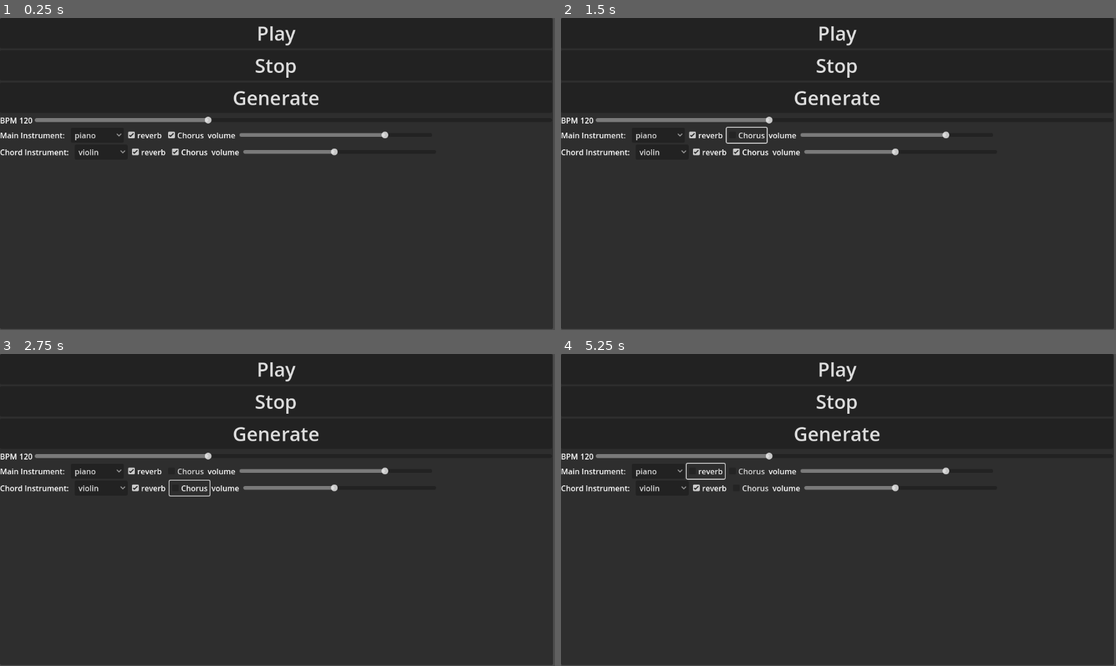
Above: before the commit, frames 1-4 (two rows, left to right).
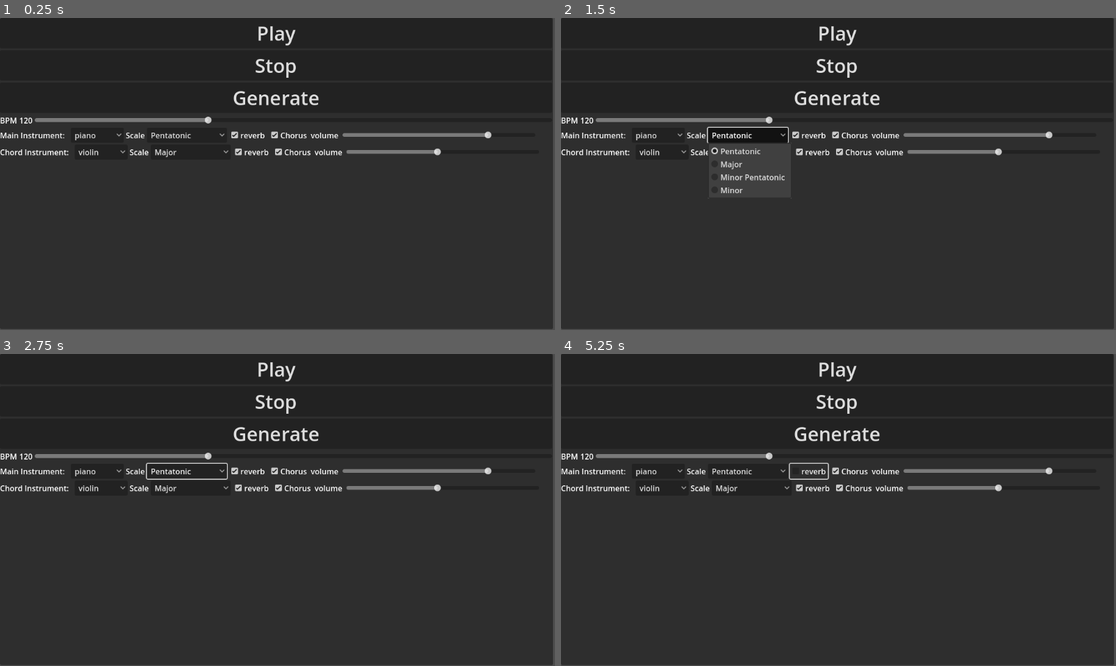
Above: after the commit, the same moments.

Repository: bobgar/music-generator
Game: Godot game, scene res://main.tscn
Two runs of this game, one before a commit and one after it. Both use one fixed random seed, a clock stepped at 60 frames per second and the inputs below.
Inputs (mouse positions are in pixels of both pictures, inside the frame that each line leads up to):
- Up to frame 1 (0.25 s): no input
- Up to frame 2 (1.5 s): click "Generate" at 0.5 s; click (749, 136) at 1.25 s, where only the run after the commit has a clickable "Pentatonic"
- Up to frame 3 (2.75 s): click (188, 488) at 2 s, where only the run after the commit has a clickable "Major"
- Up to frame 4 (5.25 s): click "Play" at 2.75 s; click "Play" at 3.5 s; click "Stop" at 4.25 s; click "reverb" at 5 s

The runs differ from the first frame. In frame 1, 1.5% of the frame differs, in the area x 22-89%, y 36-45%; in frame 2, 2.3%, in the area x 22-89%, y 34-58%; in frame 3, 1.7%; in frame 4, 1.6%.

Commit message:
Updated to let you select scales

Diff:
--- a/main.tscn
+++ b/main.tscn
@@ -96,6 +96,23 @@
 [node name="MainInstrument" type="OptionButton" parent="Panel/VBoxContainer/Main"]
 layout_mode = 2
 
+[node name="InstrumentScaleLabel" type="Label" parent="Panel/VBoxContainer/Main"]
+layout_mode = 2
+text = "Scale"
+
+[node name="InstrumentScale" type="OptionButton" parent="Panel/VBoxContainer/Main"]
+layout_mode = 2
+item_count = 4
+selected = 0
+popup/item_0/text = "Pentatonic"
+popup/item_0/id = 0
+popup/item_1/text = "Major"
+popup/item_1/id = 1
+popup/item_2/text = "Minor Pentatonic"
+popup/item_2/id = 3
+popup/item_3/text = "Minor"
+popup/item_3/id = 2
+
 [node name="Reverb" type="CheckBox" parent="Panel/VBoxContainer/Main"]
 layout_mode = 2
 button_pressed = true
@@ -120,12 +137,29 @@
 [node name="Chords" type="HBoxContainer" parent="Panel/VBoxContainer"]
 layout_mode = 2
 
-[node name="Label" type="Label" parent="Panel/VBoxContainer/Chords"]
+[node name="ChordInstrumentLabel" type="Label" parent="Panel/VBoxContainer/Chords"]
 layout_mode = 2
 text = "Chord Instrument:  "
 
 [node name="ChordInstrument" type="OptionButton" parent="Panel/VBoxContainer/Chords"]
 layout_mode = 2
+
+[node name="ChordScaleLabel" type="Label" parent="Panel/VBoxContainer/Chords"]
+layout_mode = 2
+text = "Scale"
+
+[node name="ChordScale" type="OptionButton" parent="Panel/VBoxContainer/Chords"]
+layout_mode = 2
+item_count = 4
+selected = 1
+popup/item_0/text = "Pentatonic"
+popup/item_0/id = 0
+popup/item_1/text = "Major"
+popup/item_1/id = 1
+popup/item_2/text = "Minor Pentatonic"
+popup/item_2/id = 3
+popup/item_3/text = "Minor"
+popup/item_3/id = 2
 
 [node name="Reverb" type="CheckBox" parent="Panel/VBoxContainer/Chords"]
 layout_mode = 2
@@ -155,10 +189,12 @@
 [connection signal="drag_ended" from="Panel/VBoxContainer/HBoxContainer/BPM" to="." method="update_bpm"]
 [connection signal="value_changed" from="Panel/VBoxContainer/HBoxContainer/BPM" to="Panel/VBoxContainer/HBoxContainer/BPMValue" method="_on_bpm_value_changed"]
 [connection signal="item_selected" from="Panel/VBoxContainer/Main/MainInstrument" to="." method="update_main_instrument"]
+[connection signal="item_selected" from="Panel/VBoxContainer/Main/InstrumentScale" to="." method="update_main_scale"]
 [connection signal="toggled" from="Panel/VBoxContainer/Main/Reverb" to="." method="toggle_effect" binds= ["Main", "Reverb"]]
 [connection signal="toggled" from="Panel/VBoxContainer/Main/Chorus" to="." method="toggle_effect" binds= ["Main", "Chorus"]]
 [connection signal="value_changed" from="Panel/VBoxContainer/Main/Volume" to="." method="change_volume" binds= ["Main"]]
 [connection signal="item_selected" from="Panel/VBoxContainer/Chords/ChordInstrument" to="." method="update_chords_instrument"]
+[connection signal="item_selected" from="Panel/VBoxContainer/Chords/ChordScale" to="." method="update_chord_scale"]
 [connection signal="toggled" from="Panel/VBoxContainer/Chords/Reverb" to="." method="toggle_effect" binds= ["Chord", "Reverb"]]
 [connection signal="toggled" from="Panel/VBoxContainer/Chords/Chorus" to="." method="toggle_effect" binds= ["Chord", "Chorus"]]
 [connection signal="value_changed" from="Panel/VBoxContainer/Chords/Volume" to="." method="change_volume" binds= ["Chord"]]
--- a/musicgen.gd
+++ b/musicgen.gd
@@ -37,7 +37,7 @@
 var allowed_durations:Array = [1,2,4,8, 16]
 
 #probabilities
-var chance_of_chord:Array = [.95, .01, .1, .01, .4, .01, .1, .01, .8, .01, .1, .01, .4, .01, .1, .01]
+var chance_of_chord:Array = [.95, .01, .1, .01, .3, .01, .1, .01, .6, .01, .1, .01, .3, .01, .1, .01]
 var chance_of_note_at_subbeat:Array = [.95, .01, .025, .01, .4, .01, .025, .01, .8, .01,  .025, .01, .4, .01,  .025, .01]
 var chance_of_change_dir:Array = [.2, .4, .6, .6, .6, .6, .6]
 var chance_of_step:Array = [.3, .9, .95, .975, .9825, 1.0]
@@ -46,6 +46,7 @@
 var major:Array = [0,2,4,5,7,9,11]
 var minor:Array = [0,2,3,5,7,8,10]
 var pentatonic:Array = [0,2,4,7,9]
+var minor_pentatonic:Array = [0,3,5,7,10]
 
 var speeds:Array = []
 
@@ -53,6 +54,12 @@
 var cur_note_index:int = 0
 
 var is_playing:bool = false
+
+var scales:Array = [pentatonic, major,minor_pentatonic,  minor]
+var main_scale:Array = pentatonic
+var chord_scale:Array = major
+
+var cur_beat = 0
 
 # Called when the node enters the scene tree for the first time.
 func _ready():
@@ -80,14 +87,16 @@
 
 func update_main_instrument(ind:int):
 	player.stream = instruments[ind]
-	pass
 
 func update_chords_instrument(ind:int):
 	chord1.stream = instruments[ind]
 	chord2.stream = instruments[ind]
-	pass
-
-var cur_beat = 0
+
+func update_main_scale(ind:int):
+	main_scale = scales[ind]
+
+func update_chord_scale(ind:int):
+	chord_scale = scales[ind]
 
 func _process(delta):
 	if !is_playing:
@@ -128,14 +137,14 @@
 
 func generate_verse():
 	notes = []
-	var motif = _create_parameterized_bar()
+	var motif = _create_parameterized_bar(main_scale, chord_scale)
 	notes += motif
-	var variant = _create_parameterized_bar(pentatonic, major, motif.slice(0,32), 32)
+	var variant = _create_parameterized_bar(main_scale, chord_scale, motif.slice(0,32), 32)
 	notes += variant
-	var turn = _create_parameterized_bar(pentatonic, major, [], 64, false)
+	var turn = _create_parameterized_bar(main_scale, chord_scale, [], 64, false)
 	notes += turn
 	#var variant2 = _create_parameterized_bar(pentatonic, major, motif.slice(0,31), 32, true, true)
-	var variant2 = make_basic_end(pentatonic, major, motif.slice(0,32), 31 )
+	var variant2 = make_basic_end(main_scale, chord_scale, motif.slice(0,32), 31 )
 	notes += variant2
 	cur_beat = 0
 	cumulative_duration = 0
